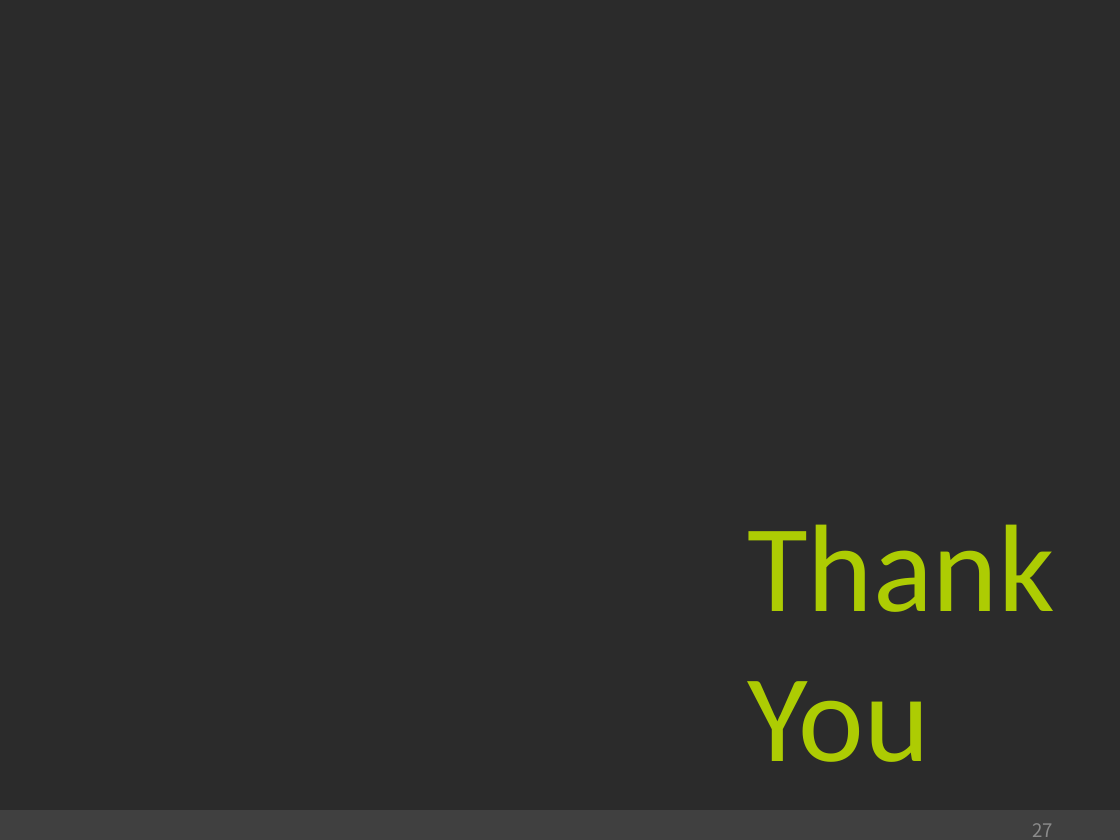
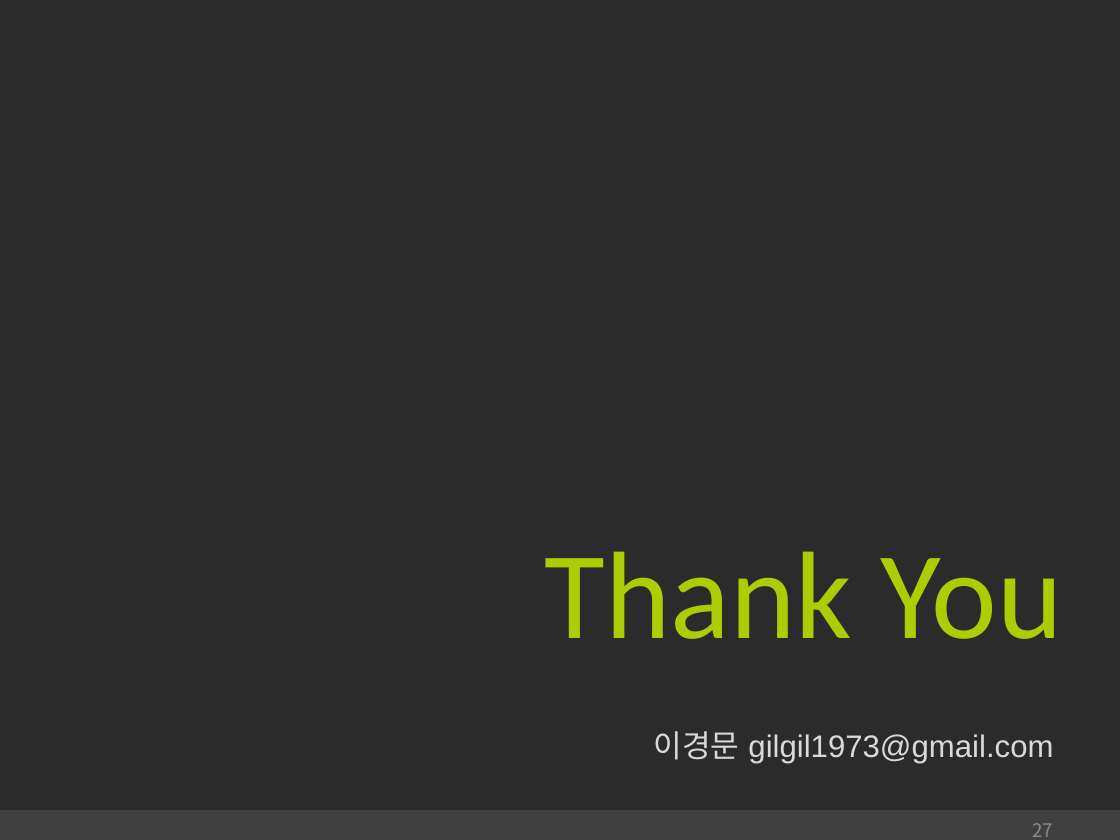
Before and after one commit to c0smicv0w/Audio_Modulation_Reverter, a slide deck: slide 27 of doc/ppt/[MISCON]AMR_Presentation.pptx. Drawn at 1120x840 pixels with LibreOffice and Linux fonts; fonts in the diff are those of the drawing; background and template pictures are left out; a plain dark background stands for a picture behind light text. Boxes give left, top, right and bottom in pixels: in the first picture for what was removed or moved away, otherwise in the second. Text is boxed around its words. In the diff, an @@ line names an element or a change of style, - is before the commit and + after.

Commit message:
Add email contact info at the end of the slide

```diff
--- a/doc/ppt/[MISCON]AMR_Presentation.pptx
+++ b/doc/ppt/[MISCON]AMR_Presentation.pptx
@@ text at (545,551,1062,639): text changed @@
-Thank
-You
+Thank You
@@ text added at (654,731,1053,763), 20 pt, text #D9D9D9 @@
+이경문 gilgil1973@gmail.com
```
